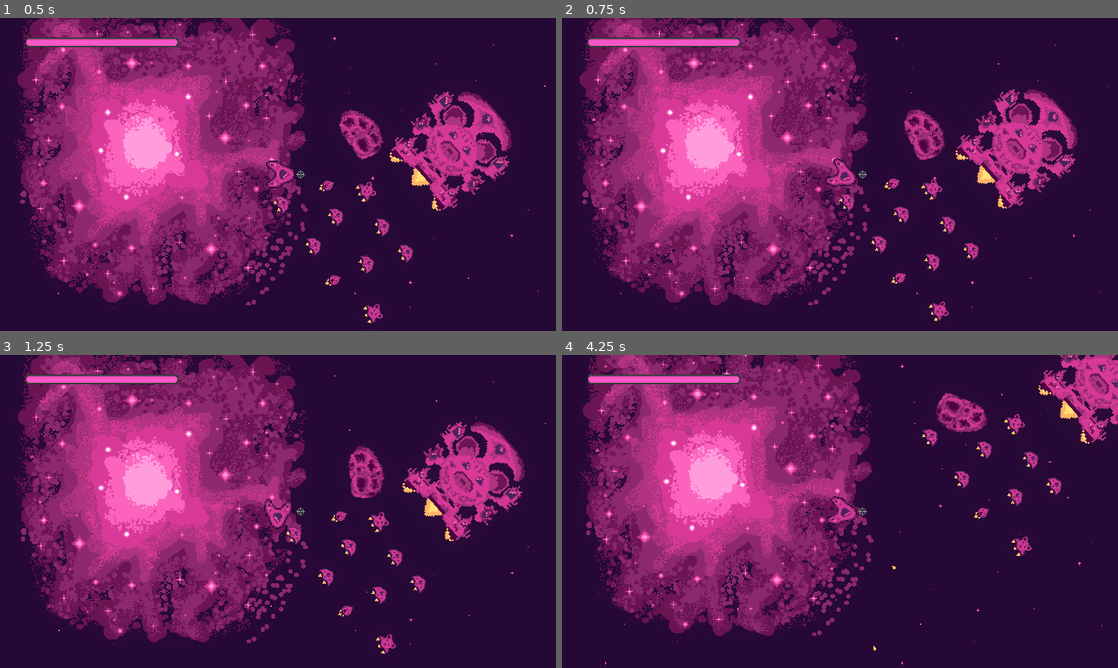
Above: before the commit, frames 1-4 (two rows, left to right).
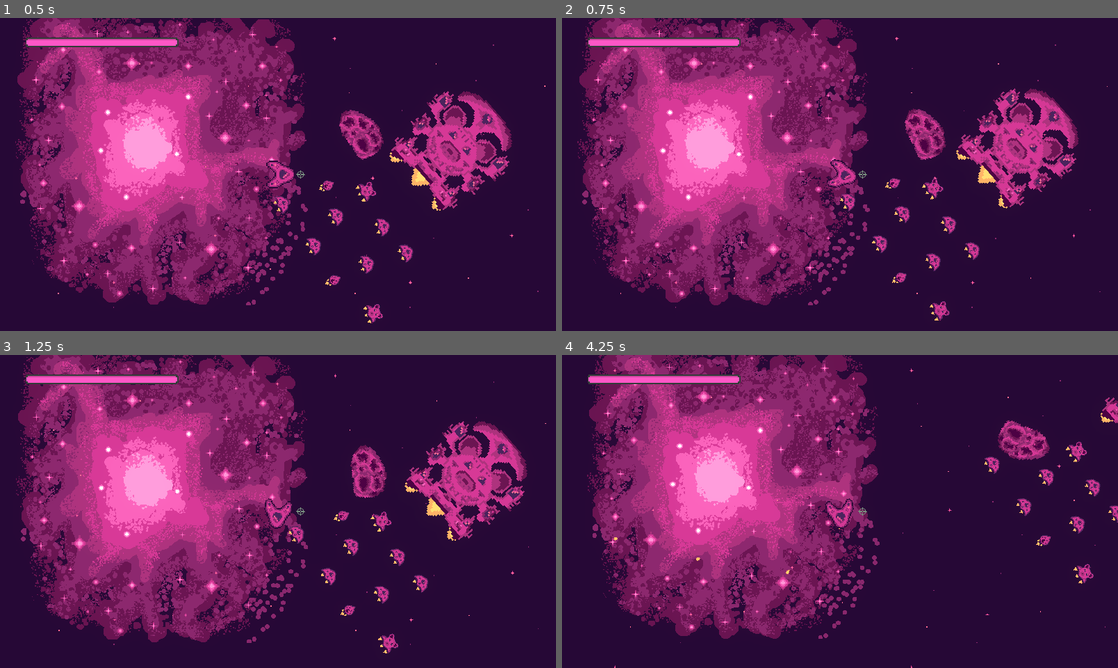
Above: after the commit, the same moments.

Repository: bear-minimum-studio/space-bear
Game: Godot game, scene res://Game.tscn
Two runs of this game, one before a commit and one after it. Both use one fixed random seed, a clock stepped at 60 frames per second and the inputs below.
Inputs:
- Up to frame 1 (0.5 s): no input
- Up to frame 2 (0.75 s): hold Right (turn_right) from 0.53 s (still down); tap Down (decelerate) at 0.6 s
- Up to frame 3 (1.25 s): keep holding Right (turn_right)
- Up to frame 4 (4.25 s): release Right (turn_right) at 1.28 s; hold Left (turn_left) 1.28-2.03 s; tap Space (fire) at 1.35 s; hold Right (turn_right) 2.03-2.78 s; hold F (turret_fire) 2.03-2.78 s; hold Up (accelerate) 2.78-3.53 s; tap Down (decelerate) at 2.85 s; hold Left (turn_left) from 3.53 s (still down); hold Space (fire) from 3.53 s (still down)

Frame 1 is identical in both runs. In frame 2, 2.2% of the frame differs, in the area x 6-93%, y 6-97%; in frame 3, 7.0%; in frame 4, 27%, in the area x 3-100%, y 0-100%.

Commit message:
feat: Making cinematic constants of the player movement editable instead of forces constants

Diff:
--- a/player/Player.gd
+++ b/player/Player.gd
@@ -2,10 +2,12 @@
 
 signal shoot
 
-const THRUST = 200.0
-const THRUST_FRICTION = 0.5
-const TORQUE = 25000.0
-const TORQUE_FRICTION = 10000
+# TODO : FineTune Parameters
+const MAX_SPEED = 400.0
+const TIME_TO_MAX_SPEED = 1.0
+const MAX_ROTATION_SPEED = 2*PI
+const TIME_TO_MAX_ROTATION_SPEED = 0.5
+
 const BULLETS_PER_SECOND = 5.0
 const MAX_HEALTH = 10
 
@@ -13,6 +15,11 @@
 
 var _reloading = false
 var health = MAX_HEALTH
+
+var thrust_friction_ratio = mass / TIME_TO_MAX_SPEED
+var thrust_intensity = MAX_SPEED * thrust_friction_ratio
+var torque_friction_ratio = inertia / TIME_TO_MAX_ROTATION_SPEED
+var torque_intensity = MAX_ROTATION_SPEED * torque_friction_ratio
 
 @onready var flammes = $Flammes
 @onready var sfx = $SFX
@@ -38,12 +45,12 @@
 	_custom_set_rotation()
 
 func _thrust(state):
+	var thrust_friction = - thrust_friction_ratio * linear_velocity
+	state.apply_force(thrust_friction)
 	var intensity = Input.get_axis("decelerate", "accelerate")
+	var thrust = intensity * thrust_intensity * Vector2.from_angle(rotation)
+	state.apply_force(thrust)
 	if intensity:
-		var thrust = intensity * THRUST * Vector2.from_angle(rotation)
-		state.apply_force(thrust)
-		var thrust_friction = - THRUST_FRICTION * linear_velocity
-		state.apply_force(thrust_friction)
 		flammes.visible = true
 		sfx.play()
 	else:
@@ -52,9 +59,9 @@
 
 func _torque(state):
 	var intensity = Input.get_axis("turn_left", "turn_right")
-	var torque = intensity * TORQUE
+	var torque = intensity * torque_intensity
 	state.apply_torque(torque)
-	var torque_friction = - TORQUE_FRICTION * angular_velocity
+	var torque_friction = - torque_friction_ratio * angular_velocity
 	state.apply_torque(torque_friction)
 
 func _physics_process(_delta):
--- a/player/Player.tscn
+++ b/player/Player.tscn
@@ -27,6 +27,8 @@
 
 [node name="CharacterBody2D" type="RigidBody2D"]
 collision_mask = 10
+mass = 50.0
+inertia = 15000.0
 script = ExtResource("1_rsmvc")
 
 [node name="Flammes" type="Sprite2D" parent="."]
